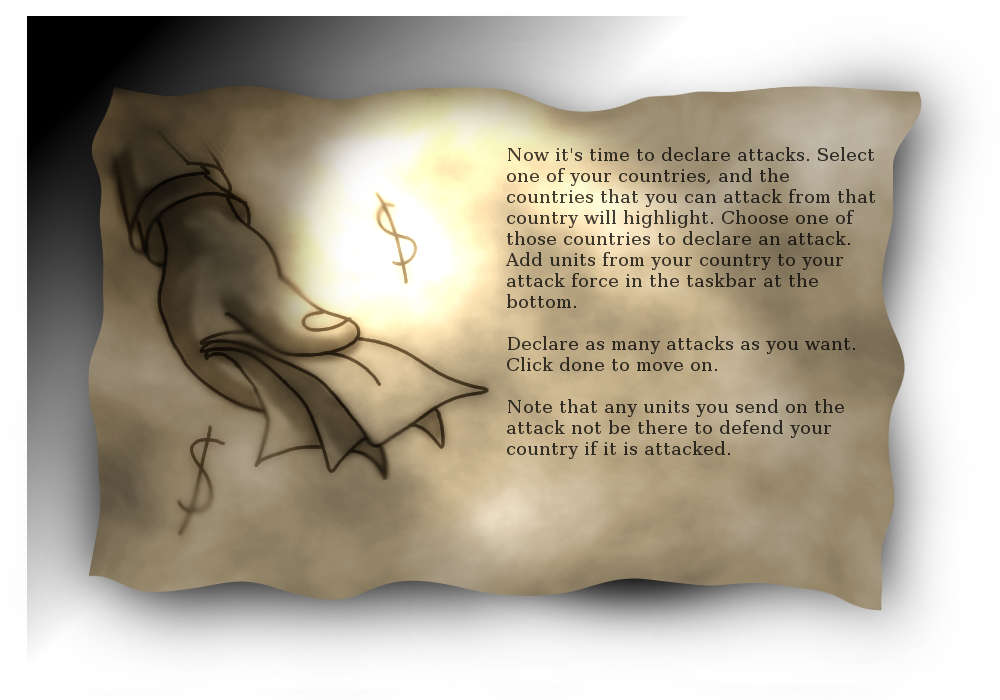
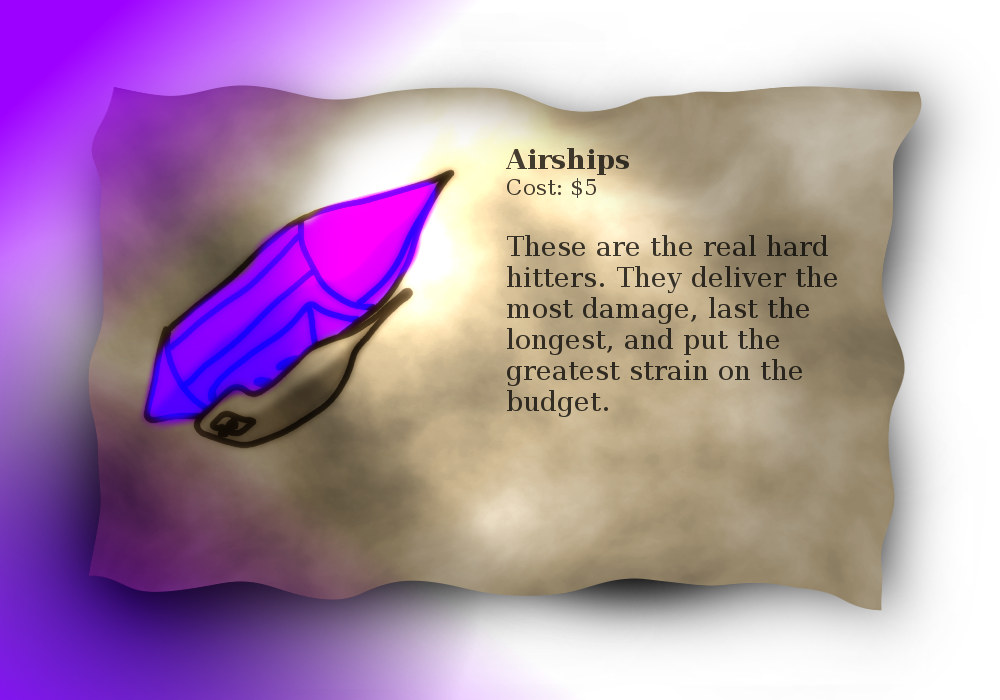
Comparing the layer stacks of the two 1000 x 700 images. Changes:
painted on "Layer #3" over 101, 137, 465, 484
painted on "Layer #2" over 0, 16, 694, 700
painted on "Layer #1" over 99, 109, 489, 540
added layer "Layer #5" (hue) above "Airships ..." over 0, 0, 586, 700
added layer "Airships ..." (75%) above "Pistoleers ..." over 506, 148, 837, 417
hid "Now it's time to declare attac..." over 506, 147, 875, 459
